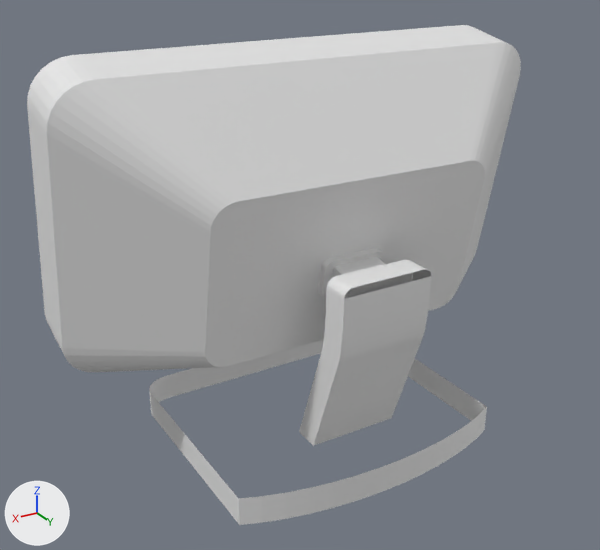
One commit to the FBX model art199_PatientZero/Assets/Art/Models/computer.fbx: the scene before it, then after it.
Before and after are seen from a camera (50 mm lens) standing at (2.79, 5.18, 3.33) and looking at (0.13, 0.76, 1.12). Lighting does not change. The marker at lower left points along +X, +Y and +Z.

Script lines for the objects in view, before the commit:
```python
me_plane = bpy.data.meshes.new('Plane')
me_plane.from_pydata(...)  # 262 vertices, 210 faces; spans x -7.7..7.7, y -5.8..8.7, z 0.0..9.0
# faces by material slot: [209, 1]
me_plane.materials.append(mat_plastic)  # white #e7e7e7
me_plane.materials.append(mat_screen)  # white #e7e7e7
me_plane_001 = bpy.data.meshes.new('Plane.001')
me_plane_001.from_pydata(...)  # 156 vertices, 94 faces; spans x -3.1..3.1, y -13.5..5.5, z -0.2..1.3
me_plane_001.materials.append(mat_plastic)  # white #e7e7e7
ob_plane = bpy.data.objects.new('Plane', me_plane)
ob_plane.location = (0.0, 1.382, 1.204)
ob_plane.rotation_euler = (1.378, 0.0000413, -0.0136)  # degrees (79, 0, -0.8)
ob_plane.scale = (0.221, 0.137, 0.137)
ob_plane_001 = bpy.data.objects.new('Plane.001', me_plane_001)
ob_plane_001.location = (0.0, 1.148, 0.1)
ob_plane_001.scale = (0.322, 0.0942, 1.0)
```
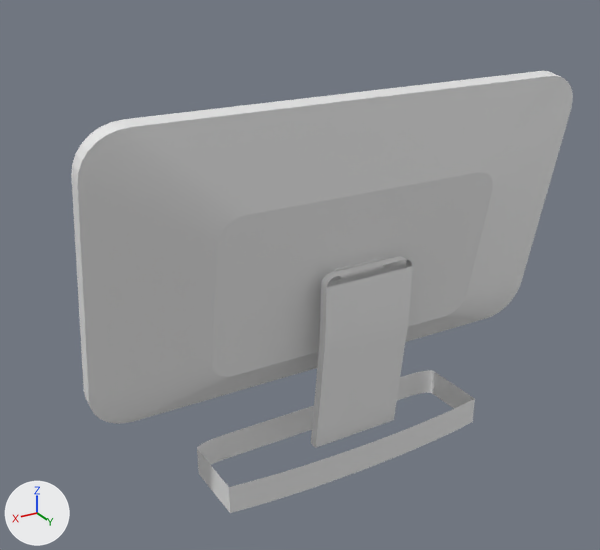
Where the change shows, as pixel boxes [x1, y1, x2, y2] in the pictures (600 x 550 px):
```json
{"object": "Plane", "change": "moved, rescaled", "before": [27, 25, 521, 372], "after": [71, 71, 573, 424]}
{"object": "Plane.001", "change": "moved, rescaled", "before": [149, 260, 487, 525], "after": [197, 256, 475, 513], "on screen": "18% narrower"}
```

The change, as JSON lines over the scene's bpy script:
```json
{"op": "set", "path": "ob_plane.location", "old": "(0.0, 1.382, 1.204)", "new": "(0.0, 1.291, 1.204)"}
{"op": "set", "path": "ob_plane.scale", "old": "(0.221, 0.137, 0.137)", "new": "(0.221, 0.133, 0.0345)"}
{"op": "set", "path": "ob_plane_001.location", "old": "(0.0, 1.148, 0.1)", "new": "(0.0, 1.239, 0.1)"}
{"op": "set", "path": "ob_plane_001.scale", "old": "(0.322, 0.0942, 1.0)", "new": "(0.322, 0.031, 1.0)"}
```
